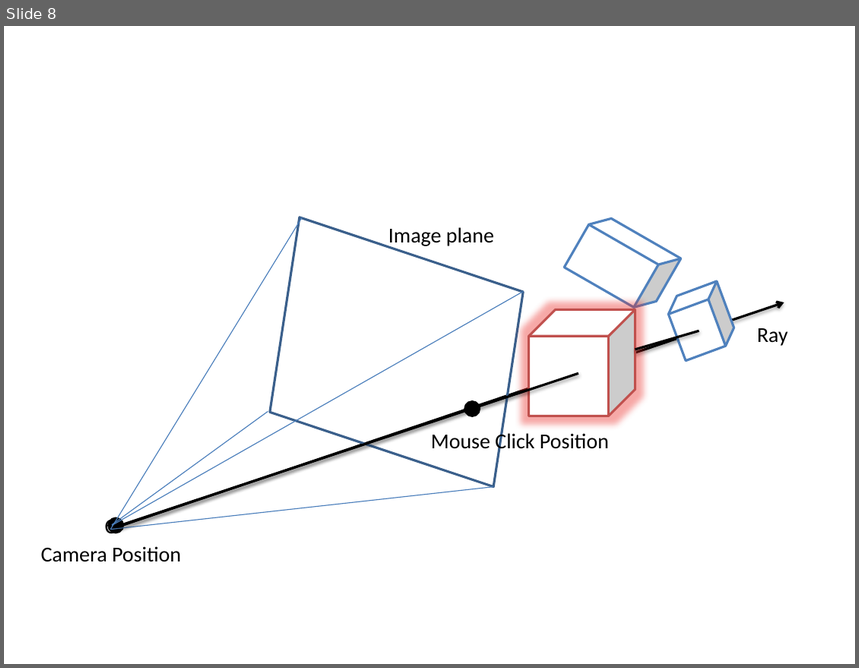
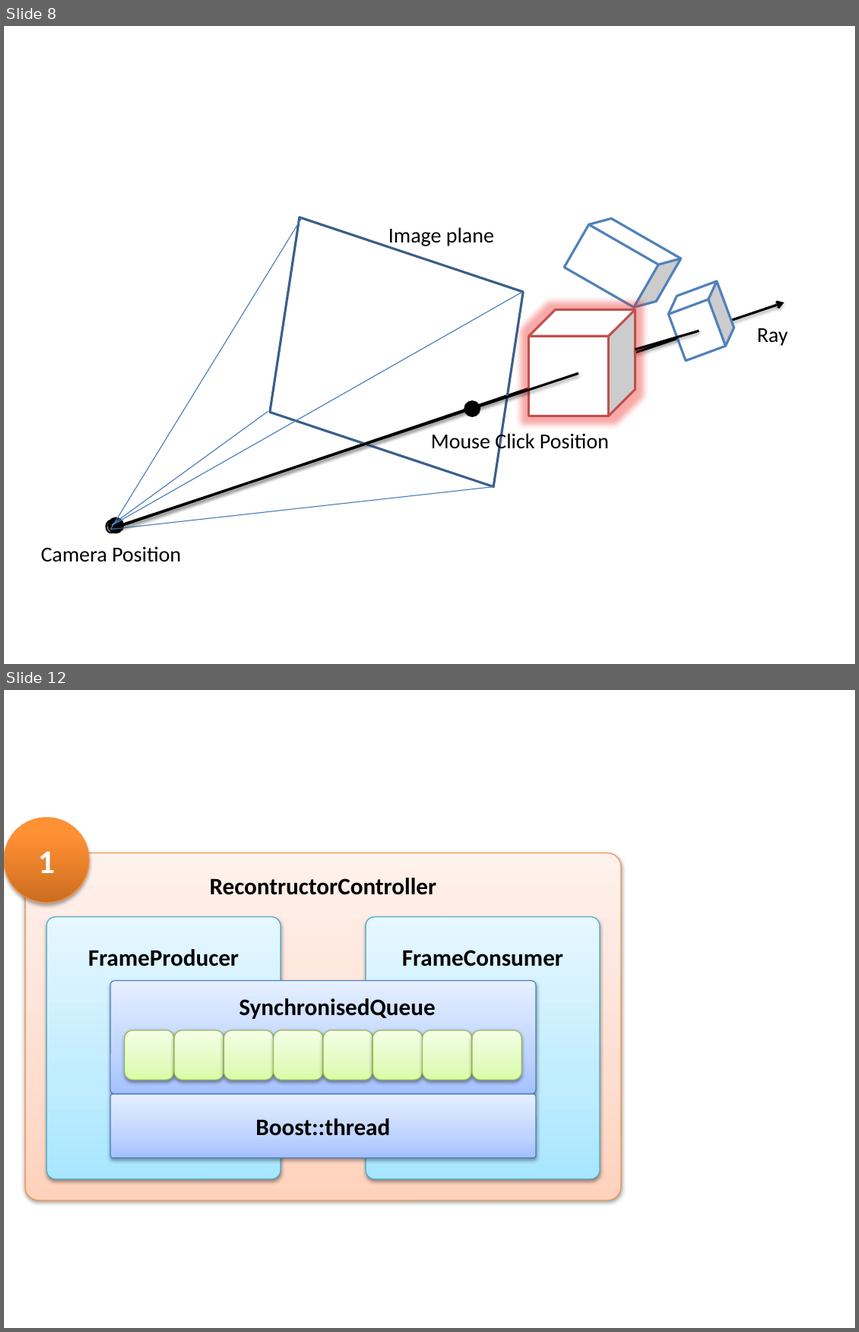
Before and after one commit to truongngoctuan/lv2007tm, a slide deck: Report/slide report.pptx. Shown one above the other, each under a label of ours: slide 8 before the commit, slides 8 and 12 after it; the slides between them are not shown. The pictures are 859x668 and 859x1332 pixels, drawn with LibreOffice and Linux fonts; fonts in the diff are those of the drawing. Boxes give left, top, right and bottom in pixels: in the first picture for what was removed or moved away, otherwise in the second. Text is boxed around its words. In the diff, an @@ line names an element or a change of style, - is before the commit and + after.

```diff
--- a/Report/slide report.pptx
+++ b/Report/slide report.pptx
@@ slide 12 added at (x1=4, y1=690, x2=855, y2=1328), background #FFFFFF @@
@@ ellipse added at (x1=4, y1=818, x2=89, y2=903), fill gradient #CC6E20 to #FF9034 to #FF9136, outline #F69240 0.75 pt, 28 pt, text #FFFFFF, bold @@
+1
@@ rounded rectangle added at (x1=25, y1=853, x2=621, y2=1201), fill gradient #FFD2BD to #FFDED0 to #FFF2ED, outline #F69240 0.75 pt @@
@@ text added at (x1=210, y1=878, x2=437, y2=895), 20 pt, text #000000, bold @@
+RecontructorController
@@ rounded rectangle added at (x1=47, y1=917, x2=281, y2=1179), fill gradient #A7E6FF to #C1EDFF to #E7F8FF, outline #46AAC5 0.75 pt @@
@@ rounded rectangle added at (x1=366, y1=917, x2=600, y2=1179), fill gradient #A7E6FF to #C1EDFF to #E7F8FF, outline #46AAC5 0.75 pt @@
@@ text added at (x1=88, y1=949, x2=239, y2=967), 20 pt, text #000000, bold @@
+FrameProducer
@@ text added at (x1=402, y1=950, x2=563, y2=967), 20 pt, text #000000, bold @@
+FrameConsumer
@@ rounded rectangle added at (x1=110, y1=981, x2=536, y2=1094), fill gradient #A4C4FF to #BFD4FF to #E6EEFF, outline #4B7EBC 0.75 pt @@
@@ text added at (x1=239, y1=999, x2=435, y2=1019), 20 pt, text #000000, bold @@
+SynchronisedQueue
@@ rounded rectangle added at (x1=125, y1=1030, x2=174, y2=1080), fill gradient #DAFDA7 to #E4FCC2 to #F5FFE7, outline #98B955 0.75 pt @@
@@ rounded rectangle added at (x1=174, y1=1030, x2=224, y2=1080), fill gradient #DAFDA7 to #E4FCC2 to #F5FFE7, outline #98B955 0.75 pt @@
@@ rounded rectangle added at (x1=224, y1=1030, x2=273, y2=1080), fill gradient #DAFDA7 to #E4FCC2 to #F5FFE7, outline #98B955 0.75 pt @@
@@ rounded rectangle added at (x1=274, y1=1030, x2=323, y2=1080), fill gradient #DAFDA7 to #E4FCC2 to #F5FFE7, outline #98B955 0.75 pt @@
@@ rounded rectangle added at (x1=323, y1=1030, x2=373, y2=1080), fill gradient #DAFDA7 to #E4FCC2 to #F5FFE7, outline #98B955 0.75 pt @@
@@ rounded rectangle added at (x1=373, y1=1030, x2=422, y2=1080), fill gradient #DAFDA7 to #E4FCC2 to #F5FFE7, outline #98B955 0.75 pt @@
@@ rounded rectangle added at (x1=423, y1=1030, x2=472, y2=1080), fill gradient #DAFDA7 to #E4FCC2 to #F5FFE7, outline #98B955 0.75 pt @@
@@ rounded rectangle added at (x1=472, y1=1030, x2=522, y2=1080), fill gradient #DAFDA7 to #E4FCC2 to #F5FFE7, outline #98B955 0.75 pt @@
@@ rounded rectangle added at (x1=110, y1=1094, x2=536, y2=1158), fill gradient #A4C4FF to #BFD4FF to #E6EEFF, outline #4B7EBC 0.75 pt, 20 pt, text #000000, bold @@
+Boost::thread
```
Also in this commit, not shown: 7 other slides added, 1 other file.
